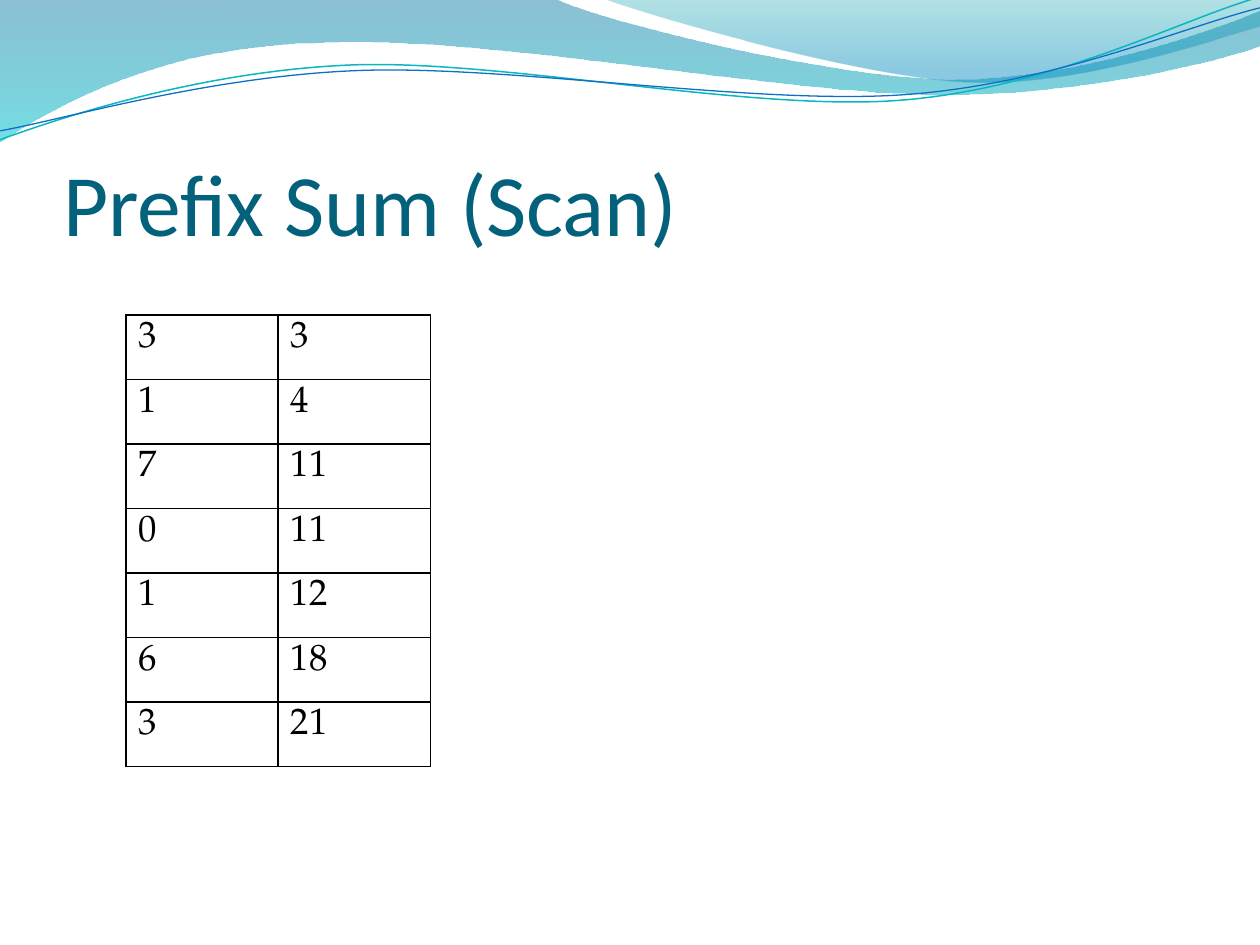
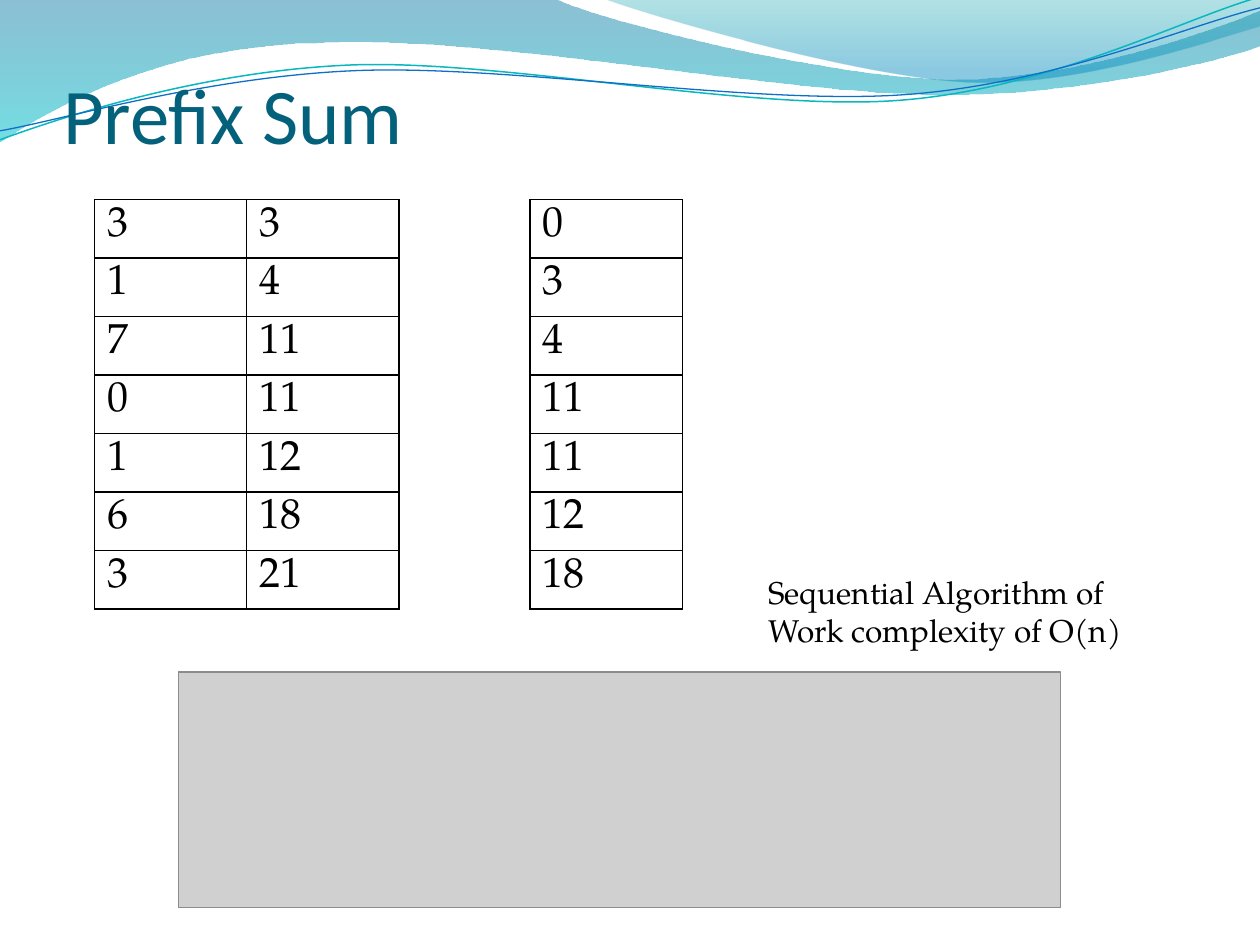
Before and after one commit to edvelezg/unb-pdp2, a slide deck: slide 9 of Project/InterimPresentation.pptx (slide 7 before the commit). Drawn at 1260x945 pixels with LibreOffice and Linux fonts; fonts in the diff are those of the drawing; grey boxes stand for pictures; background and template pictures are left out. Boxes give left, top, right and bottom in pixels: in the first picture for what was removed or moved away, otherwise in the second. Text is boxed around its words. In the diff, an @@ line names an element or a change of style, - is before the commit and + after.

```diff
--- a/Project/InterimPresentation.pptx
+++ b/Project/InterimPresentation.pptx
@@ title at [63, 78, 402, 145]: text changed; size 50 to 45 pt @@
-Prefix Sum (Scan)
+Prefix Sum
@@ table at [94, 199, 399, 640] @@
@@ size 21 to 24 pt @@
@@ table: place and size @@
-table at [126, 315, 431, 766]
+table at [94, 199, 399, 640]
@@ table added at [530, 199, 683, 640], 7 rows, 1 columns @@
+0
+3
+4
+11
+11
+12
+18
@@ text added at [768, 581, 1122, 651], 18 pt, text #000000 @@
+Sequential Algorithm of
+Work complexity of O(n)
@@ picture added at [179, 672, 1061, 907] @@
```
Also in this commit, not shown: 5 other slides changed, 13 slides added, 2 slides removed.
